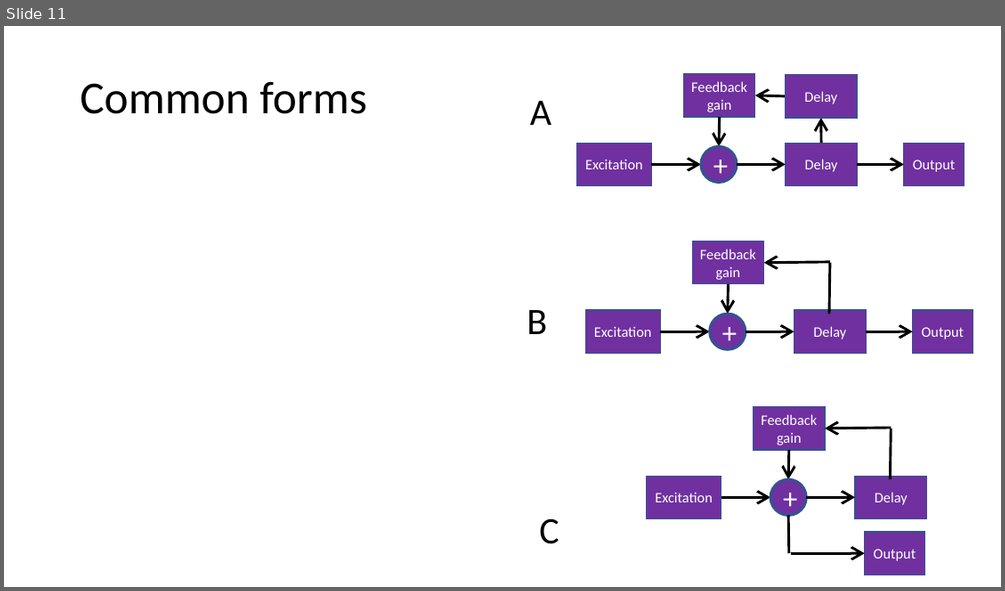
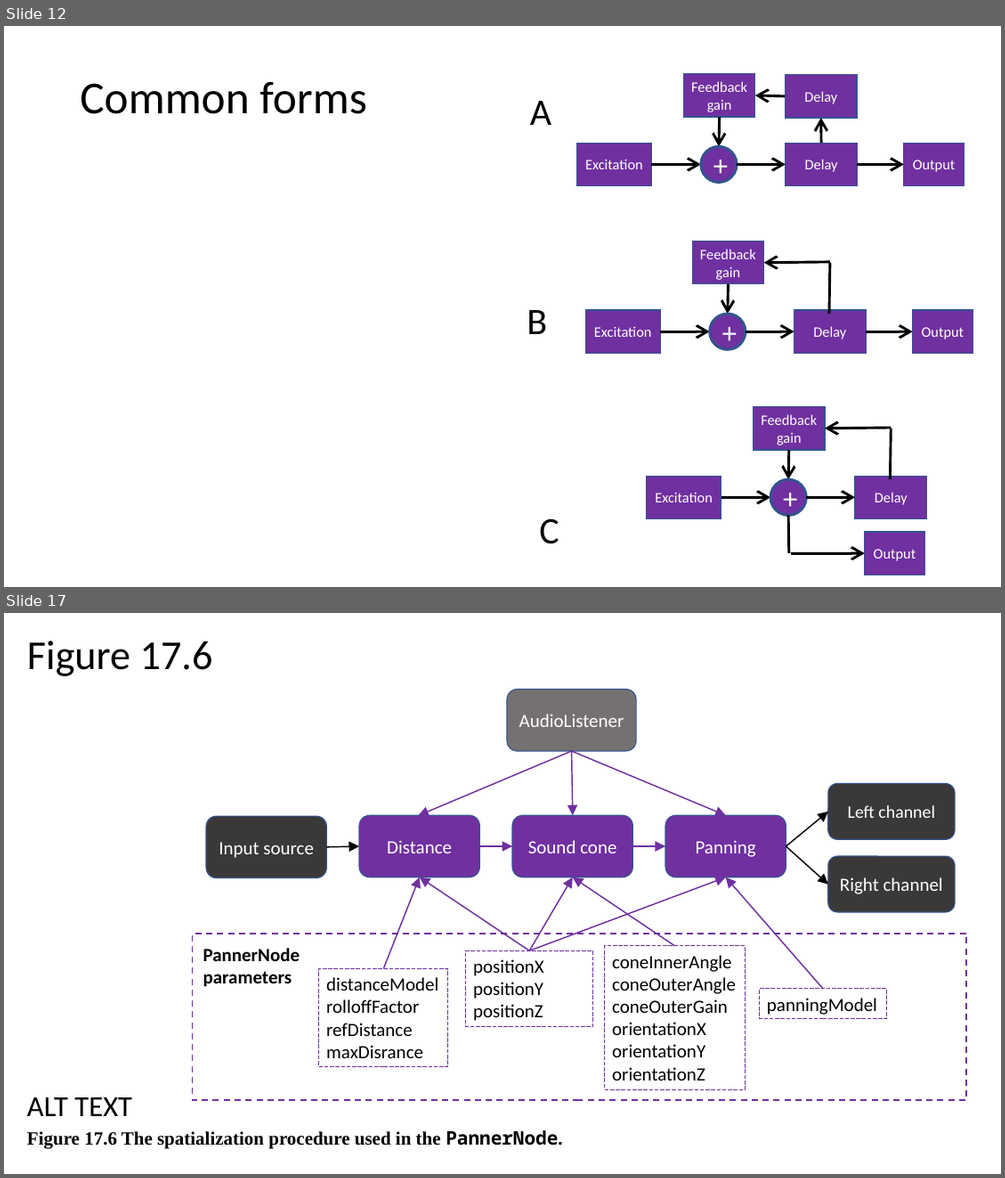
Before and after one commit to joshreiss/digital-waveguides-review, a slide deck: Figures and settings.pptx. Shown one above the other, each under a label of ours: slide 11 before the commit, slides 12 and 17 after it; the slides between them are not shown. The pictures are 1005x591 and 1005x1178 pixels, drawn with LibreOffice and Linux fonts; fonts in the diff are those of the drawing. Boxes give left, top, right and bottom in pixels: in the first picture for what was removed or moved away, otherwise in the second. Text is boxed around its words. In the diff, an @@ line names an element or a change of style, - is before the commit and + after.

```diff
--- a/Figures and settings.pptx
+++ b/Figures and settings.pptx
@@ slide 17 added at (4, 613, 1001, 1174), background #FFFFFF @@
@@ title added at (27, 641, 213, 676), 39.6 pt, text #000000 @@
+Figure 17.6
@@ group added at (193, 690, 967, 1100): 14 arrows, 7 rounded rectangles, 5 rectangles, 1 text @@
+AudioListener
+Input source
+Distance
+Sound cone
+Panning
+Left channel
+Right channel
+PannerNode parameters
+panningModel
+coneInnerAngle
+coneOuterAngle
+coneOuterGain
+orientationX
+orientationY
+orientationZ
+distanceModel
+rolloffFactor
+refDistance
+maxDisrance
+positionX
+positionY
+positionZ
@@ text added at (27, 1097, 562, 1149), 18 pt, text #000000, bold @@
+ALT TEXT
+Figure 17.6 The spatialization procedure used in the PannerNode.
@@ what was slide 11 is now slide 12 @@
```
Also in this commit, not shown: 1 slide changed, 7 other slides added, 21 other files.
